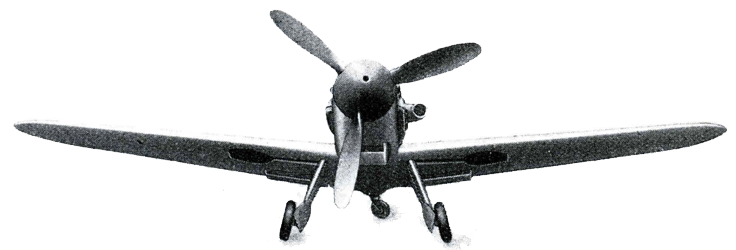
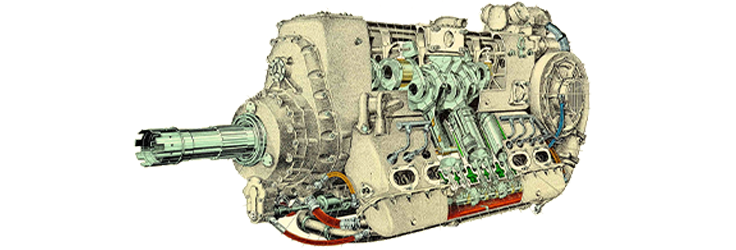
Revision of a layered (736, 250) image; what changed, layer by layer:
added layer "DB 601 - DB 605 Lehrtafeln-Bild-" above "Ebene 8" over [118, 1, 630, 250]
hid "Ebene 7" over [13, 9, 728, 250]
